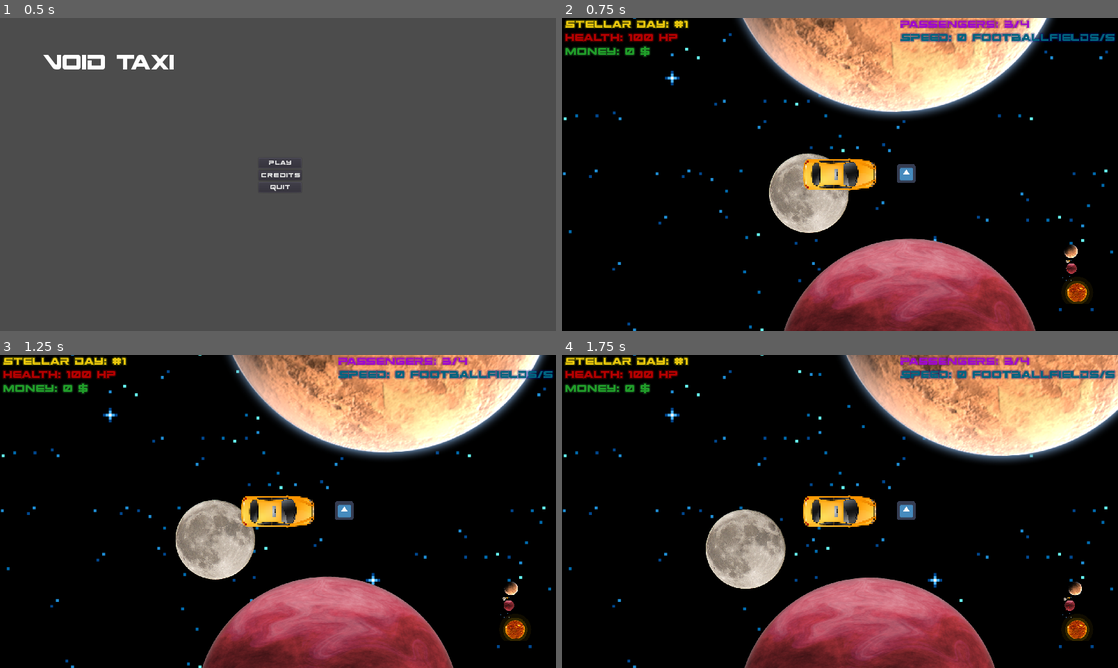
Above: before the commit, frames 1-4 (two rows, left to right).
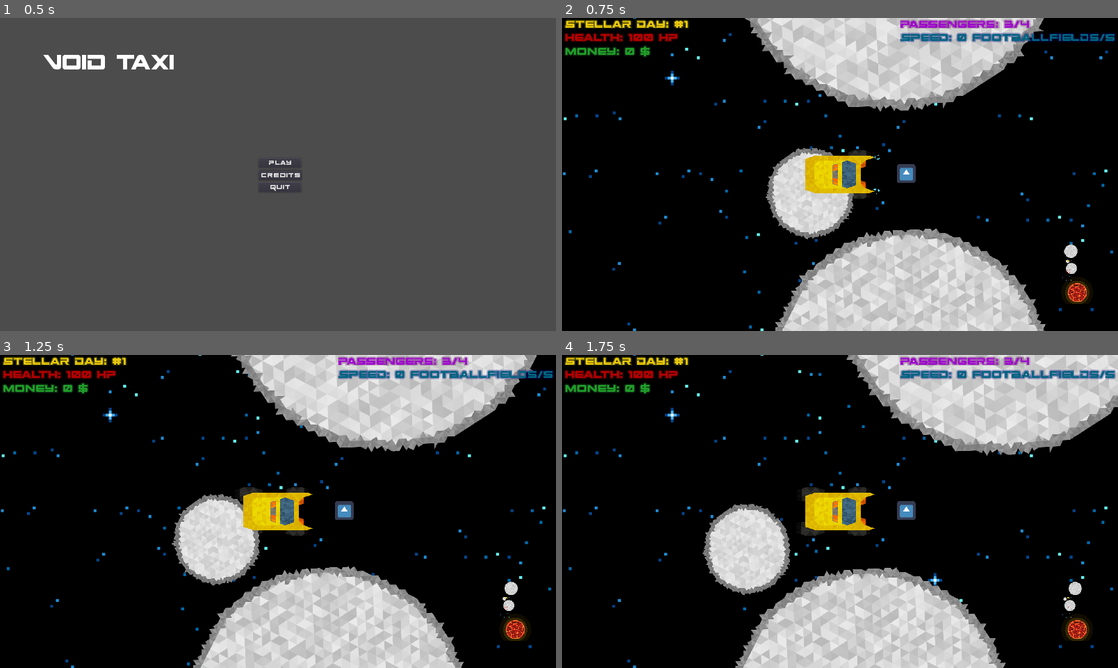
Above: after the commit, the same moments.

Repository: game-jam-team-gut/void-taxi
Game: Godot game, scene res://MainMenu.tscn
The game is run twice, just before and just after one commit, with the same random seed, the same clock (stepped at 60 frames per second) and the same inputs. The engine's default icon, where the game draws it, is replaced by a stand-in: a white triangle on a blue panel in a dark square.
Inputs:
- Up to frame 1 (0.5 s): no input
- Up to frame 2 (0.75 s): click "Play" at 0.5 s
- Up to frame 3 (1.25 s): no input
- Up to frame 4 (1.75 s): hold Right (ui_right) from 1.28 s (still down)

Frame 1 is identical in both runs. In frame 2, 28% of the frame differs, in the area x 31-95%, y 0-100%; in frame 3, 30%, in the area x 30-99%, y 0-100%; in frame 4, 29%.

Commit message:
Change graphics and add engine particles to taxi

Diff:
--- a/Void/PlanetSystem.tscn
+++ b/Void/PlanetSystem.tscn
@@ -1,9 +1,8 @@
-[gd_scene load_steps=12 format=2]
+[gd_scene load_steps=11 format=2]
 
-[ext_resource path="res://Void/PlanetSystem/sun.png" type="Texture" id=1]
+[ext_resource path="res://Void/PlanetSystem/Sun1.png" type="Texture" id=1]
 [ext_resource path="res://Void/PlanetSystem/Planet.tscn" type="PackedScene" id=2]
-[ext_resource path="res://Void/PlanetSystem/planet_brown.png" type="Texture" id=3]
-[ext_resource path="res://Void/PlanetSystem/Moon.png" type="Texture" id=4]
+[ext_resource path="res://Void/PlanetSystem/Moon1.png" type="Texture" id=4]
 [ext_resource path="res://Void/PlanetSystem/burning_zone.png" type="Texture" id=5]
 
 [sub_resource type="CircleShape2D" id=5]
@@ -32,7 +31,9 @@
 
 [node name="PlanetSystem" type="Node2D"]
 
-[node name="Sprite" type="Sprite" parent="."]
+[node name="Sun" type="Sprite" parent="."]
+position = Vector2( 8.41567, 2.29293 )
+scale = Vector2( 1.20434, 1.20434 )
 z_index = 5
 texture = ExtResource( 1 )
 
@@ -96,7 +97,7 @@
 move_speed = 150.0
 
 [node name="Sprite" parent="Planet_orbit_1/Planet" index="0"]
-texture = ExtResource( 3 )
+scale = Vector2( 1.2, 1.2 )
 
 [editable path="Planet_orbit_0/Planet/Moon_orbit_0/Planet"]
 
--- a/Void/PlanetSystem/Planet.tscn
+++ b/Void/PlanetSystem/Planet.tscn
@@ -1,7 +1,7 @@
 [gd_scene load_steps=3 format=2]
 
 [ext_resource path="res://Void/PlanetSystem/Planet.gd" type="Script" id=1]
-[ext_resource path="res://Void/PlanetSystem/planet_red.png" type="Texture" id=2]
+[ext_resource path="res://Void/PlanetSystem/planetS1.png" type="Texture" id=2]
 
 [node name="Planet" type="PathFollow2D" groups=[
 "Planet",
--- a/Void/Taxi.tscn
+++ b/Void/Taxi.tscn
@@ -1,6 +1,6 @@
-[gd_scene load_steps=24 format=2]
-
-[ext_resource path="res://Void/Taxi/void-taxi.png" type="Texture" id=1]
+[gd_scene load_steps=25 format=2]
+
+[ext_resource path="res://Void/Taxi/taxi_body.png" type="Texture" id=1]
 [ext_resource path="res://Void/Taxi/Taxi.gd" type="Script" id=2]
 [ext_resource path="res://Void/Taxi/DayCycleSystem.gd" type="Script" id=3]
 [ext_resource path="res://Void/Taxi/PassengerSystem.gd" type="Script" id=4]
@@ -8,69 +8,68 @@
 [ext_resource path="res://Void/HBoxContainer3.gd" type="Script" id=6]
 [ext_resource path="res://Void/Rent.gd" type="Script" id=7]
 [ext_resource path="res://Void/Taxi/BurnManager.gd" type="Script" id=8]
+[ext_resource path="res://Void/Taxi/taxi_engine_right.png" type="Texture" id=9]
+[ext_resource path="res://Void/Taxi/EngineParticles2D.tscn" type="PackedScene" id=10]
 
 [sub_resource type="RectangleShape2D" id=1]
-extents = Vector2( 123.715, 54.7674 )
+extents = Vector2( 122.047, 67.9431 )
 
 [sub_resource type="RectangleShape2D" id=2]
-extents = Vector2( 118.516, 49.5486 )
-
-[sub_resource type="RectangleShape2D" id=3]
-extents = Vector2( 127.011, 57.3468 )
+extents = Vector2( 104.388, 58.2728 )
+
+[sub_resource type="DynamicFont" id=3]
+size = 48
+outline_size = 4
+outline_color = Color( 0.968627, 1, 0, 0.196078 )
+font_data = ExtResource( 5 )
 
 [sub_resource type="DynamicFont" id=4]
 size = 48
 outline_size = 4
-outline_color = Color( 0.968627, 1, 0, 0.196078 )
+outline_color = Color( 1, 0, 0, 0.196078 )
 font_data = ExtResource( 5 )
 
 [sub_resource type="DynamicFont" id=5]
 size = 48
 outline_size = 4
-outline_color = Color( 1, 0, 0, 0.196078 )
+outline_color = Color( 0.129412, 0.423529, 0.164706, 0.352941 )
 font_data = ExtResource( 5 )
 
 [sub_resource type="DynamicFont" id=6]
 size = 48
 outline_size = 4
-outline_color = Color( 0.129412, 0.423529, 0.164706, 0.352941 )
 font_data = ExtResource( 5 )
 
 [sub_resource type="DynamicFont" id=7]
 size = 48
 outline_size = 4
+outline_color = Color( 0.392157, 0.0235294, 0.4, 0.352941 )
 font_data = ExtResource( 5 )
 
 [sub_resource type="DynamicFont" id=8]
 size = 48
 outline_size = 4
-outline_color = Color( 0.392157, 0.0235294, 0.4, 0.352941 )
+outline_color = Color( 0, 0.0392157, 0.501961, 0.352941 )
 font_data = ExtResource( 5 )
 
 [sub_resource type="DynamicFont" id=9]
-size = 48
-outline_size = 4
-outline_color = Color( 0, 0.0392157, 0.501961, 0.352941 )
-font_data = ExtResource( 5 )
-
-[sub_resource type="DynamicFont" id=10]
 size = 96
 outline_size = 8
 font_data = ExtResource( 5 )
 
-[sub_resource type="Gradient" id=12]
+[sub_resource type="Gradient" id=10]
 colors = PoolColorArray( 0.728027, 0.728027, 0.728027, 1, 0.00537109, 0.00537109, 0.00537109, 1 )
 
-[sub_resource type="GradientTexture" id=13]
-gradient = SubResource( 12 )
-
-[sub_resource type="Curve" id=14]
+[sub_resource type="GradientTexture" id=11]
+gradient = SubResource( 10 )
+
+[sub_resource type="Curve" id=12]
 _data = [ Vector2( 0, 1 ), 0.0, 0.0, 0, 0, Vector2( 1, 0.527273 ), 0.0, 0.0, 0, 0 ]
 
-[sub_resource type="CurveTexture" id=15]
-curve = SubResource( 14 )
-
-[sub_resource type="ParticlesMaterial" id=11]
+[sub_resource type="CurveTexture" id=13]
+curve = SubResource( 12 )
+
+[sub_resource type="ParticlesMaterial" id=14]
 lifetime_randomness = 0.56
 emission_shape = 2
 emission_box_extents = Vector3( 100, 50, 1 )
@@ -120,13 +119,48 @@
 shape = SubResource( 2 )
 
 [node name="Sprite" type="Sprite" parent="."]
+position = Vector2( -0.0481043, -0.39792 )
+rotation = 1.5708
+scale = Vector2( 0.4, 0.4 )
 texture = ExtResource( 1 )
+
+[node name="taxi_engine_left" type="Sprite" parent="Sprite"]
+position = Vector2( -148.636, 250.325 )
+rotation = 3.14159
+scale = Vector2( 1, -1 )
+z_index = -1
+texture = ExtResource( 9 )
+
+[node name="EngineParticles2D" parent="Sprite/taxi_engine_left" instance=ExtResource( 10 )]
+
+[node name="taxi_engine_right" type="Sprite" parent="Sprite"]
+position = Vector2( 150.985, 255.286 )
+z_index = -1
+texture = ExtResource( 9 )
+
+[node name="EngineParticles2D" parent="Sprite/taxi_engine_right" instance=ExtResource( 10 )]
+
+[node name="taxi_engine_forward_left" type="Sprite" parent="Sprite"]
+position = Vector2( -164.273, -165.663 )
+scale = Vector2( -0.8, -0.8 )
+z_index = -1
+texture = ExtResource( 9 )
+
+[node name="EngineParticles2D" parent="Sprite/taxi_engine_forward_left" instance=ExtResource( 10 )]
+
+[node name="taxi_engine_forward_right" type="Sprite" parent="Sprite"]
+position = Vector2( 164.273, -163.014 )
+scale = Vector2( 0.8, -0.8 )
+z_index = -1
+texture = ExtResource( 9 )
+
+[node name="EngineParticles2D" parent="Sprite/taxi_engine_forward_right" instance=ExtResource( 10 )]
 
 [node name="Camera2D" type="Camera2D" parent="."]
 current = true
 
-[node name="CollisionShape2D" type="CollisionShape2D" parent="."]
-shape = SubResource( 3 )
+[node name="CollisionShape2D" type="CollisionPolygon2D" parent="."]
+polygon = PoolVector2Array( 119.963, -59.1122, 104.329, -64.6113, -88.4934, -64.0815, -120.012, -53.4869, -120.25, 53, -88.75, 63.75, 103.75, 63.75, 120, 58, 88.5, 47.75, 88.25, 25.75, 72.5, 21.25, 72.25, -22, 88, -27, 88, -48.25 )
 
 [node name="CanvasLayer" type="CanvasLayer" parent="."]
 
@@ -258,12 +292,12 @@
 [node name="RayCast2DForward" type="RayCast2D" parent="."]
 scale = Vector2( 1, 10 )
 enabled = true
-cast_to = Vector2( 130, 0 )
+cast_to = Vector2( 120, 0 )
 
 [node name="RayCast2DBackwards" type="RayCast2D" parent="."]
 scale = Vector2( 1, 10 )
 enabled = true
-cast_to = Vector2( -130, 0 )
+cast_to = Vector2( -122, 0 )
 
 [node name="BurnManager" type="Node2D" parent="."]
 script = ExtResource( 8 )
--- /dev/null
+++ b/Void/Taxi/EngineParticles2D.tscn
@@ -0,0 +1,37 @@
+[gd_scene load_steps=5 format=2]
+
+[ext_resource path="res://Void/Taxi/particle.png" type="Texture" id=1]
+
+[sub_resource type="Curve" id=1]
+min_value = -360.0
+max_value = 360.0
+_data = [ Vector2( 0, -189 ), 0.0, 0.0, 0, 0, Vector2( 1, 81 ), 0.0, 0.0, 0, 0 ]
+
+[sub_resource type="CurveTexture" id=2]
+curve = SubResource( 1 )
+
+[sub_resource type="ParticlesMaterial" id=3]
+emission_shape = 1
+emission_sphere_radius = 30.0
+flag_disable_z = true
+direction = Vector3( 0, 1, 0 )
+spread = 0.0
+gravity = Vector3( 0, 0, 0 )
+initial_velocity = 500.0
+initial_velocity_random = 0.14
+orbit_velocity = 0.0
+orbit_velocity_random = 0.0
+linear_accel = 20.69
+angle_random = 0.85
+angle_curve = SubResource( 2 )
+scale = 0.7
+color = Color( 0.372549, 0.890196, 0.968627, 1 )
+
+[node name="EngineParticles2D" type="Particles2D"]
+position = Vector2( -13.75, 110 )
+z_index = -2
+amount = 80
+lifetime = 0.2
+randomness = 0.56
+process_material = SubResource( 3 )
+texture = ExtResource( 1 )
--- a/Void/Taxi/Taxi.gd
+++ b/Void/Taxi/Taxi.gd
@@ -27,27 +27,57 @@
 onready var collision_raycast_forward = get_node("RayCast2DForward")
 onready var collision_raycast_backwards = get_node("RayCast2DBackwards")
 
+onready var engine_particles_back_left = get_node("Sprite/taxi_engine_left/EngineParticles2D")
+onready var engine_particles_back_right = get_node("Sprite/taxi_engine_right/EngineParticles2D")
+onready var engine_particles_front_left = get_node("Sprite/taxi_engine_forward_left/EngineParticles2D")
+onready var engine_particles_front_right = get_node("Sprite/taxi_engine_forward_right/EngineParticles2D")
+
 func get_input():
+	var engine_front_left = false
+	var engine_front_right  = false
+	var engine_back_left  = false
+	var engine_back_right = false
+
 	rotation_dir = 0 #initial rotation direction
 	velocity = Vector2.ZERO
 
 	if Input.is_action_pressed('ui_right'): #right
 		if(abs(speed) > MIN_SPEED_TO_ROTATE): #rotation is depending on the speed, so you can't turn in place
 			rotation_dir += 1
+			if speed > 0:
+				engine_back_left = true
+			else:
+				engine_front_left = true
 
 	if Input.is_action_pressed('ui_left'): #left
 		if(abs(speed) > MIN_SPEED_TO_ROTATE): #rotation is depending on the speed, so you can't turn in place
 			rotation_dir -= 1
+			if speed > 0:
+				engine_back_right = true
+			else:
+				engine_front_right = true
 
 	if Input.is_action_pressed('ui_up'): #forward
 		if not collision_raycast_forward.is_colliding():
 			speed = int(lerp(speed, MAX_FORWARD_SPEED, FORWARD_ACCELERATION_WEIGHT))
 			velocity = Vector2(speed, 0).rotated(rotation)
+			if not(engine_back_left || engine_back_right):
+				engine_back_left = true
+				engine_back_right = true
+	elif rotation_dir == 0:
+		engine_back_left = false
+		engine_back_right = false
 
 	if Input.is_action_pressed('ui_down'): #backwards
 		if not collision_raycast_backwards.is_colliding():
 			speed = int(lerp(speed, -MAX_BACKWARDS_SPEED, BACKWARDS_ACCELERATION_WEIGHT))
 			velocity = Vector2(speed, 0).rotated(rotation)
+			if not(engine_front_left || engine_front_right):
+				engine_front_left = true
+				engine_front_right = true
+	elif rotation_dir == 0:
+		engine_front_left = false
+		engine_front_right = false
 
 	if Input.is_action_pressed('ui_up') == false and Input.is_action_pressed('ui_down') == false: #slowing down after no user input
 		if (speed > 0):
@@ -65,6 +95,12 @@
 			speed = int(-speed * BOUNCE_FACTOR)
 
 	velocity = Vector2(speed, 0).rotated(rotation)
+
+	#set engine particles
+	engine_particles_front_left.set_emitting(engine_front_left)
+	engine_particles_front_right.set_emitting(engine_front_right)
+	engine_particles_back_left.set_emitting(engine_back_left)
+	engine_particles_back_right.set_emitting(engine_back_right)
 
 func _physics_process(delta):
 	get_input()
Binary file added: Void/PlanetSystem/Moon1.png
Not shown, added: Void/PlanetSystem/Moon1.png.import
Binary file added: Void/PlanetSystem/PlanetB1.png
Not shown, added: Void/PlanetSystem/PlanetB1.png.import
Binary file added: Void/PlanetSystem/Sun1.png
Not shown, added: Void/PlanetSystem/Sun1.png.import
Binary file added: Void/PlanetSystem/planetS1.png
Not shown, added: Void/PlanetSystem/planetS1.png.import
Not shown: 9 places in Void/Taxi.tscn that only renumber resources
Binary file added: Void/Taxi/particle.png
Not shown, added: Void/Taxi/particle.png.import
Binary file added: Void/Taxi/taxi_body.png
(and 5 more such lines)
